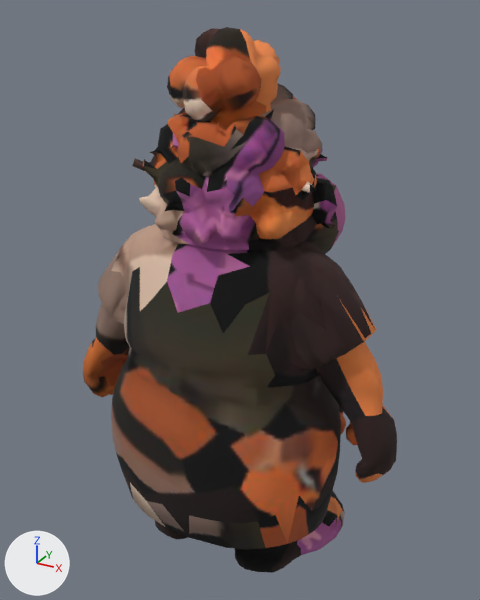
The glTF model modelos/personajes/vendedora.glb: old version first, new version second.
The view is the same before and after, from a camera (50 mm lens) standing at (0.752, -1.347, 1.391) and looking at (0.002, 0.016, 0.709). Every picture has the same lights, and +X, +Y and +Z are marked at lower left. The older version comes first. Where no turn or scale is listed for an object, it has been applied to the vertices. Vertices at exactly the same position are counted once.

The scene before the commit, as lines of its bpy script (objects in view):
```python
me_brazoderecho2 = bpy.data.meshes.new('BrazoDerecho2')
me_brazoderecho2.from_pydata(...)  # 218 vertices, 432 faces; spans x -0.066..0.131, y -0.148..0.055, z -0.461..0.055
me_brazoderecho2.materials.append(mat_vendedora2)  # picture img_vendedora_albedo
me_brazoizquierdo2 = bpy.data.meshes.new('BrazoIzquierdo2')
me_brazoizquierdo2.from_pydata(...)  # 211 vertices, 418 faces; spans x -0.13..0.068, y -0.148..0.054, z -0.461..0.054
me_brazoizquierdo2.materials.append(mat_vendedora2)  # picture img_vendedora_albedo
me_cabeza2 = bpy.data.meshes.new('Cabeza2')
me_cabeza2.from_pydata(...)  # 1005 vertices, 2018 faces; spans x -0.249..0.254, y -0.222..0.32, z -0.002..0.447
me_cabeza2.materials.append(mat_vendedora2)  # picture img_vendedora_albedo
me_piernaderecha2 = bpy.data.meshes.new('PiernaDerecha2')
me_piernaderecha2.from_pydata(...)  # 165 vertices, 326 faces; spans x -0.068..0.154, y -0.176..0.22, z -0.189..0.041
me_piernaderecha2.materials.append(mat_vendedora2)  # picture img_vendedora_albedo
me_torso2 = bpy.data.meshes.new('Torso2')
me_torso2.from_pydata(...)  # 1260 vertices, 2516 faces; spans x -0.313..0.316, y -0.322..0.285, z -0.042..0.722
me_torso2.materials.append(mat_vendedora2)  # picture img_vendedora_albedo
ob_brazoderecho = bpy.data.objects.new('BrazoDerecho', me_brazoderecho2)
ob_brazoderecho.location = (0.325, 0.0, 0.812)
ob_brazoizquierdo = bpy.data.objects.new('BrazoIzquierdo', me_brazoizquierdo2)
ob_brazoizquierdo.location = (-0.325, 0.0, 0.812)
ob_cabeza = bpy.data.objects.new('Cabeza', me_cabeza2)
ob_cabeza.location = (0.0, 0.0, 0.907)
ob_piernaderecha = bpy.data.objects.new('PiernaDerecha', me_piernaderecha2)
ob_piernaderecha.location = (0.133, 0.0, 0.19)
ob_torso = bpy.data.objects.new('Torso', me_torso2)
ob_torso.location = (0.0, 0.0, 0.19)
```
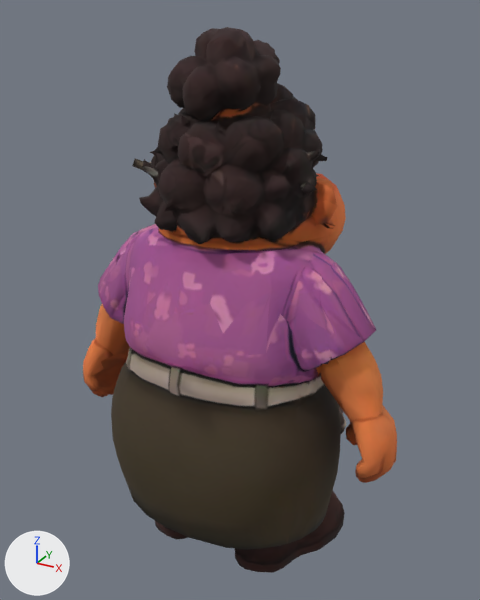
The edits, one by one:
me_brazoderecho2 has 218 vertices, 432 faces and spans x -0.066..0.131, y -0.148..0.055, z -0.461..0.055.
me_brazoderecho2 is used by ob_brazoderecho; location (0.325, 0.0, 0.812).
me_brazoderecho2 part 1: 425 kept faces spanning x -0.066..0.131, y -0.148..0.055, z -0.461..0.055 get new texture (UV) coordinates.
me_brazoizquierdo2 has 211 vertices, 418 faces and spans x -0.13..0.068, y -0.148..0.054, z -0.461..0.054.
me_brazoizquierdo2 is used by ob_brazoizquierdo; location (-0.325, 0.0, 0.812).
me_brazoizquierdo2 part 2: 418 kept faces spanning x -0.13..0.068, y -0.148..0.054, z -0.461..0.054 get new texture (UV) coordinates.
me_cabeza2 has 1005 vertices, 2018 faces and spans x -0.249..0.254, y -0.222..0.32, z -0.002..0.447.
me_cabeza2 is used by ob_cabeza; location (0.0, 0.0, 0.907).
me_cabeza2 part 3: 2018 kept faces spanning x -0.249..0.254, y -0.222..0.32, z -0.002..0.447 get new texture (UV) coordinates.
me_piernaderecha2 has 165 vertices, 326 faces and spans x -0.068..0.154, y -0.176..0.22, z -0.189..0.041.
me_piernaderecha2 is used by ob_piernaderecha; location (0.133, 0.0, 0.19).
me_piernaderecha2 part 4: 326 kept faces spanning x -0.068..0.154, y -0.176..0.22, z -0.189..0.041 get new texture (UV) coordinates.
me_torso2 has 1260 vertices, 2516 faces and spans x -0.313..0.316, y -0.322..0.285, z -0.042..0.722.
me_torso2 is used by ob_torso; location (0.0, 0.0, 0.19).
Part 5, on me_torso2:
Vertex 1255 of me_torso2 moves from (-0.143, -0.066, 0.003) to (0.01, 0.057, 0.717).
Part 6, on me_torso2:
Vertex 1256 of me_torso2 moves from (0.01, 0.057, 0.717) to (0.28, -0.038, 0.541).
Part 7, on me_torso2:
Vertex 1258 of me_torso2 moves from (0.28, -0.038, 0.541) to (-0.143, -0.066, 0.003).
me_torso2 part 8: 2345 kept faces spanning x -0.313..0.316, y -0.322..0.285, z -0.042..0.722 get new texture (UV) coordinates.

Boxes (x1, y1, x2, y2) around the edits, measured in the pictures (480 x 600 px; the box of a moved part takes in the faces that stretch with it):
part 1 of me_brazoderecho2, surface changed (lighter)
    both: (320, 263, 397, 483)
part 2 of me_brazoizquierdo2, surface changed
    both: (83, 237, 130, 397)
part 3 of me_cabeza2, surface changed (darker)
    both: (132, 27, 346, 251)
part 4 of me_piernaderecha2, surface changed
    both: (235, 491, 345, 573)
part 5 of me_torso2, moved or reshaped (not visible before)
    after: (157, 225, 344, 254)
part 6 of me_torso2, moved or reshaped (mostly hidden)
    before: (157, 225, 344, 254)
    after: (319, 262, 336, 376)
part 7 of me_torso2, moved or reshaped (not visible afterwards)
    before: (319, 262, 336, 376)
part 8 of me_torso2, surface changed
    both: (101, 224, 346, 549)
